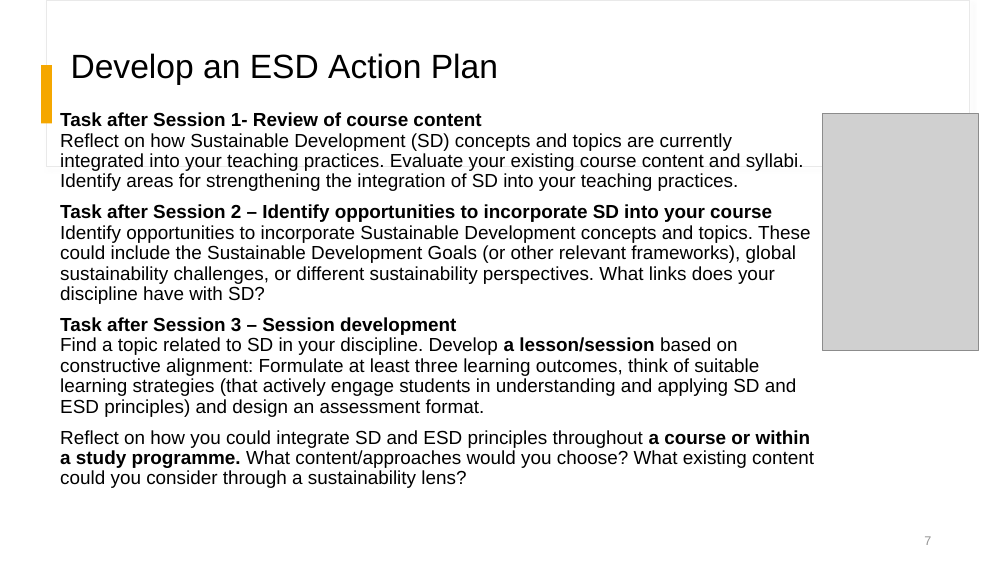
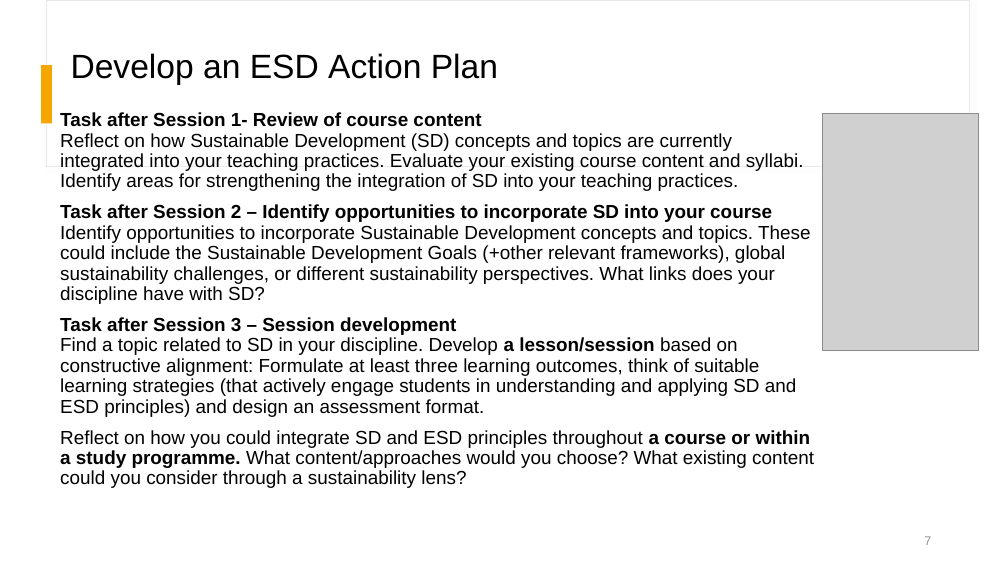
Before and after one commit to CDEteaching/IntegrateSustainabilityIntoHigherEducation_pilotcourse, a slide deck: slide 7 of docs/resources/slides/04_Presentation_of_action_plans_consolidated.pptx. Drawn at 1008x567 pixels with LibreOffice and Linux fonts; fonts in the diff are those of the drawing; grey boxes stand for pictures. Boxes give left, top, right and bottom in pixels: in the first picture for what was removed or moved away, otherwise in the second. Text is boxed around its words. In the diff, an @@ line names an element or a change of style, - is before the commit and + after.

```diff
--- a/docs/resources/slides/04_Presentation_of_action_plans_consolidated.pptx
+++ b/docs/resources/slides/04_Presentation_of_action_plans_consolidated.pptx
@@ text at [60, 204, 811, 304]: text changed @@
-Task after Session 2 – Identify opportunities to incorporate SD into your course
-Identify opportunities to incorporate Sustainable Development concepts and topics. These could include the Sustainable Development Goals (or other relevant frameworks), global sustainability challenges, or different sustainability perspectives. What links does your discipline have with SD?
+Task after Session 2 – Identify opportunities to incorporate SD into your course
+Identify opportunities to incorporate Sustainable Development concepts and topics. These could include the Sustainable Development Goals (+other relevant frameworks), global sustainability challenges, or different sustainability perspectives. What links does your discipline have with SD?
```
Also in this commit, not shown: 25 other files.
